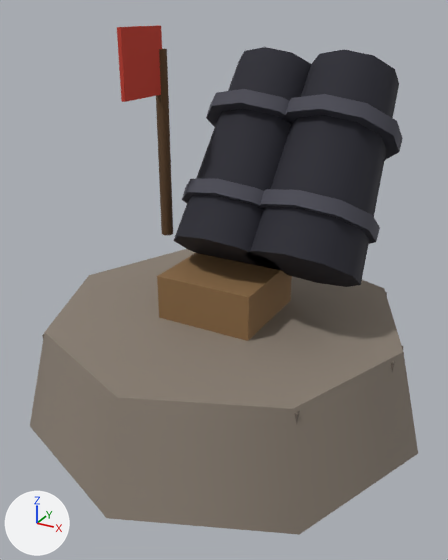
The glTF model public/models/buildings/mortar/goblin-level3.glb as it was, and as the next commit left it.
Both versions are drawn from a camera (50 mm lens) standing at (1.54, -2.84, 2.18) and looking at (0.04, -0.1, 0.81). The axes (+X, +Y, +Z) are drawn at lower left. The lights are the same throughout. The older version comes first. Where no turn or scale is listed for an object, it has been applied to the vertices.
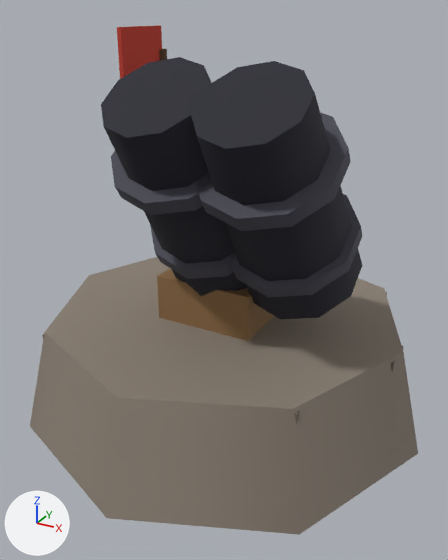
ob_node_12 is not drawn itself; it is the parent of ob_mesh_10, ob_mesh_11, ob_mesh_12.
ob_node_16 is not drawn itself; it is the parent of ob_mesh_10_001, ob_mesh_11_001, ob_mesh_12_001.

Location of each change, (x1, y1, x2, y2) in pixels of the pictures (448 x 560 px):
'Mesh_10.001', turned: before (246, 49, 399, 287); after (191, 61, 363, 319)
'Mesh_10', turned: before (174, 47, 311, 270); after (101, 57, 247, 296)
'Mesh_12.001', turned: before (283, 94, 403, 160); after (196, 112, 351, 231)
'Mesh_11.001', turned: before (258, 189, 380, 244); after (230, 194, 362, 297)
'Mesh_12', turned: before (206, 89, 295, 127); after (111, 151, 213, 215)
'Mesh_11', turned: before (182, 179, 265, 209); after (150, 225, 237, 279)
'Mesh_13', unchanged, covered by the edit: before (156, 49, 173, 235); after (159, 49, 167, 61)

The change, as a diff of the scene's bpy script:
```diff
--- a/public/models/buildings/mortar/goblin-level3.glb.py
+++ b/public/models/buildings/mortar/goblin-level3.glb.py
@@ ob_node_12 @@
 ob_node_12.location = (0.0, 0.0, 0.3)
-ob_node_12.rotation_euler = (-0.6, 0.0, 0.0)  # degrees (-34, 0, 0)
+ob_node_12.rotation_euler = (0.6, 0.0, 0.0)  # degrees (34, 0, 0)
@@ ob_node_16 @@
 ob_node_16.location = (0.4, 0.0, 0.3)
-ob_node_16.rotation_euler = (-0.6, 0.0, 0.0)  # degrees (-34, 0, 0)
+ob_node_16.rotation_euler = (0.6, 0.0, 0.0)  # degrees (34, 0, 0)
```
